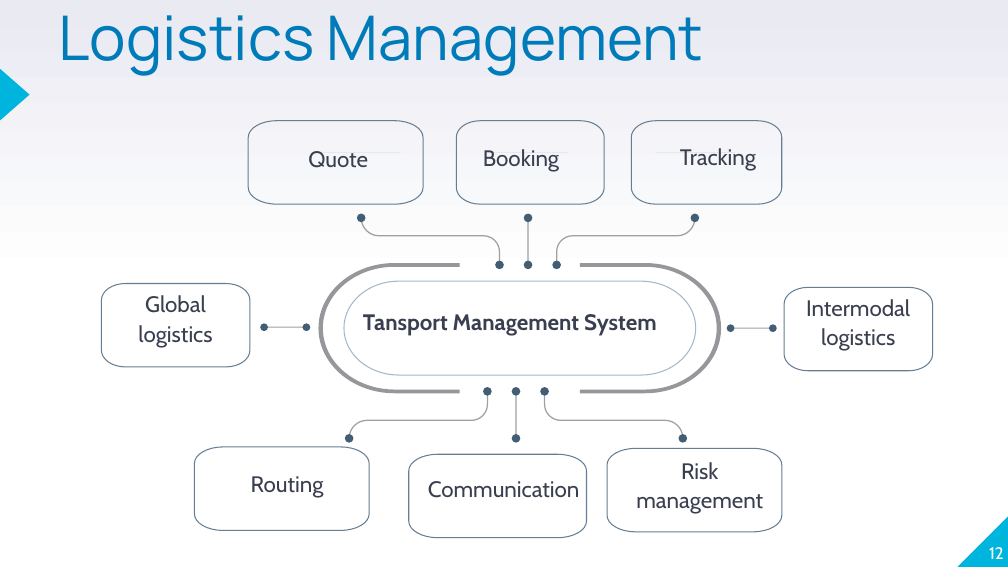
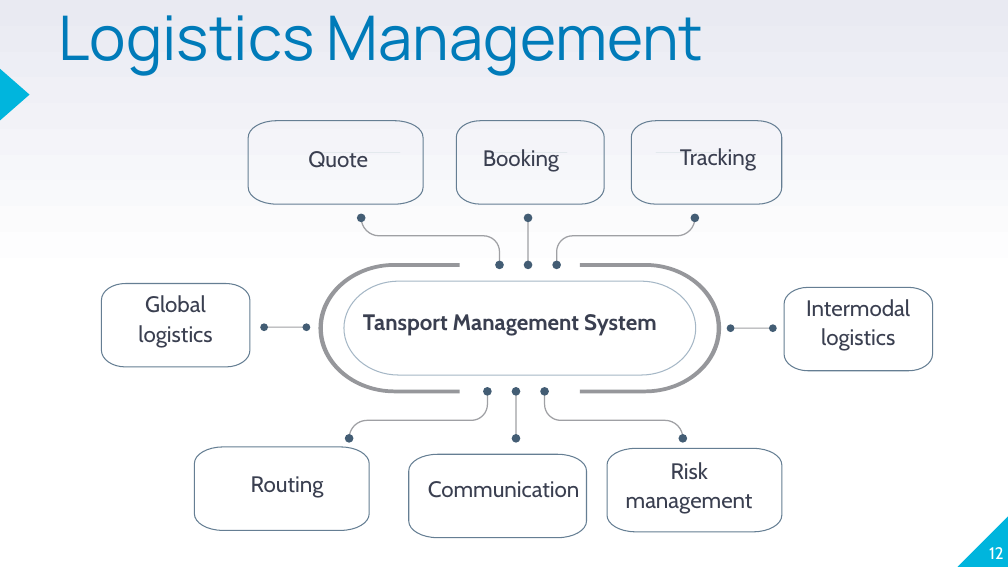
Before and after one commit to stefanofiorenza/KNITS, a slide deck: slide 12 of Presentations/Logistics/KNITS-SCM-Services.pptx. Drawn at 1008x567 pixels with LibreOffice and Linux fonts; fonts in the diff are those of the drawing; background and template pictures are left out. Boxes give left, top, right and bottom in pixels: in the first picture for what was removed or moved away, otherwise in the second. Text is boxed around its words. In the diff, an @@ line names an element or a change of style, - is before the commit and + after.

```diff
--- a/Presentations/Logistics/KNITS-SCM-Services.pptx
+++ b/Presentations/Logistics/KNITS-SCM-Services.pptx
@@ text "Risk management" moved from (x1=636, y1=462, x2=763, y2=514) to (x1=626, y1=462, x2=753, y2=514) @@
```
Also in this commit, not shown: 5 other slides changed, 9 other files.
